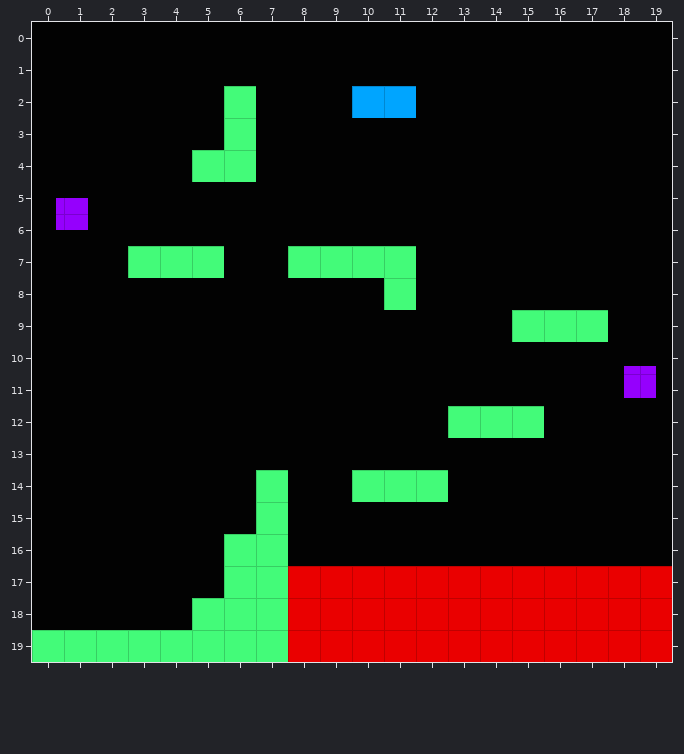
Tiled map (JSON): src/assets/tilemaps/level1.json. That is the earlier state.
Cells are 35x35 px. Shown: x 0..19, y 0..19.
Now the later version:
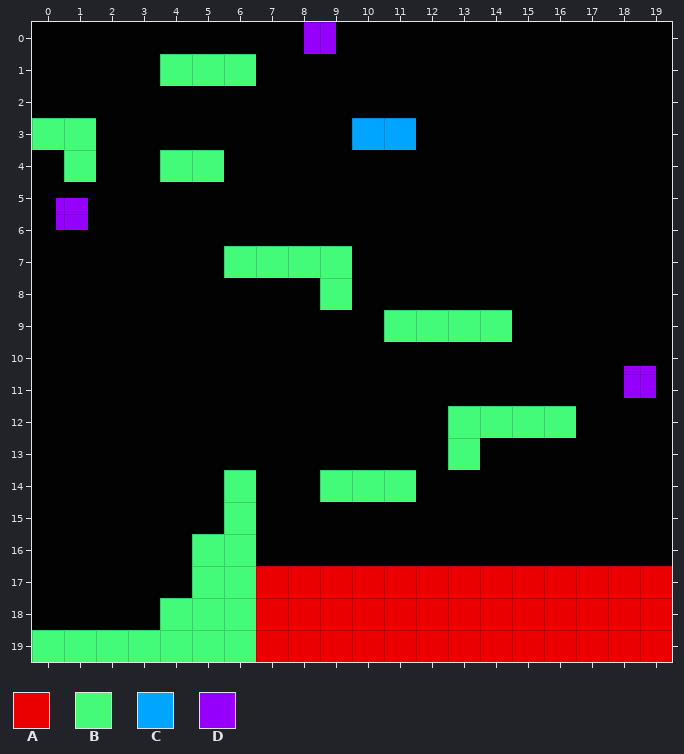
Key: from "colour_palette": A 1, B 3, C 4, D 5.
_ is an empty cell, . an unchanged one.
Objects are placed by their top-left corner, in cells (3,4 is the top-left corner of cell 3,4); size is 1x1 cell unless given.
Tiles of an added or newly shown layer are drawn over the layers below it.
Message: Make platform a tiled layer so we can render statically in Phaser 3. Easiest way to view and set collision
From old to new:
--- layer "Platforms" (removed)
-C at 10,2
-C at 11,2
-B at 6,2
-B at 6,3
-B at 6,4
-B at 11,7
-B at 10,7
-B at 4,7
-B at 3,7
-B at 5,7
-B at 11,8
-B at 16,9
-B at 15,9
-B at 17,9
-B at 7,14
-B at 12,14
-B at 7,15
-B at 7,16
-B at 7,17
-B at 7,18
-B at 7,19
--- layer "Platforms" (added)
@@ x 4..6 @@
- 1 ___
+ 1 BBB
@@ x 0..11 @@
- 3 __........__
- 4 ._.._.......
+ 3 BB........CC
+ 4 .B..B.......
@@ x 6..14 @@
- 7 __.......
- 8 ..._.....
- 9 .....____
+ 7 BB.......
+ 8 ...B.....
+ 9 .....BBBB
@@ x 4..16 @@
-12 ............_
-13 ........._...
-14 .._.._.......
-15 .._..........
-16 ._...........
-17 ._._.........
-18 _.._.........
-19 ..._.........
+12 ............B
+13 .........B...
+14 ..B..B.......
+15 ..B..........
+16 .B...........
+17 .B.A.........
+18 B..A.........
+19 ...A.........
--- layer "Moving Boxes"
+D at 8.5,0
